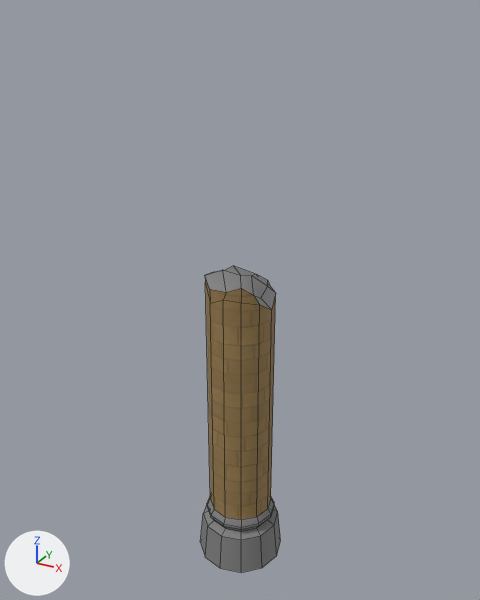
What one commit did to the FBX model Project_ML/Assets/05.Model/Back/Models/Pillar_004.fbx.
Both versions are drawn from a 50 mm camera at (4.16, -7.58, 8.22) aimed at (-0.08, 0.13, 4.37). Lighting does not change. The marker at lower left points along +X, +Y and +Z. The picture after the commit comes second. Mesh edges are drawn as thin lines. Where no turn or scale is listed for an object, it has been applied to the vertices.

The older version as bpy lines, for what is in view:
```python
me_mesh_077 = bpy.data.meshes.new('Mesh.077')
me_mesh_077.from_pydata(...)  # 99 vertices, 92 faces; spans x -0.67..0.67, y -0.67..0.67, z 0.0..4.88
# faces by material slot: [60, 19, 13]
me_mesh_077.materials.append(mat_building_concrete)  # its picture is missing
me_mesh_077.materials.append(mat_brick)  # picture img_brick_basecolor_png
me_mesh_077.materials.append(mat_concrete)  # its picture is missing
ob_pillar_004 = bpy.data.objects.new('Pillar_004', me_mesh_077)
ob_pillar_004.location = (0.0, 0.0, 0.0)
```
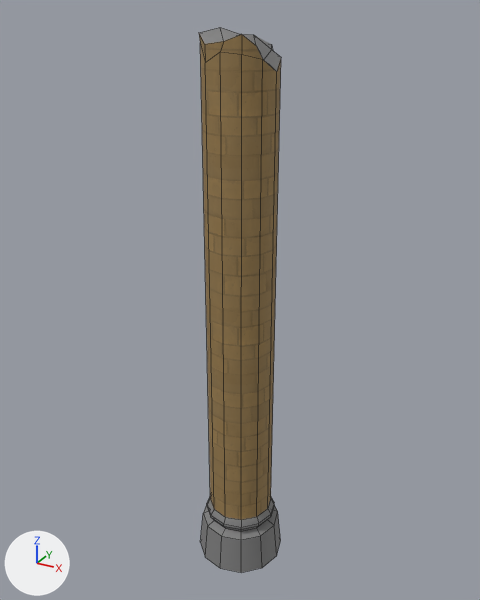
What differs and where, as boxes (x1, y1, x2, y2) in the pictures (480 x 600 px; the box of a moved part takes in the faces that stretch with it):
'Pillar_004', reshaped (78% taller): before (200, 266, 281, 573); after (199, 27, 281, 573)
part 1 of me_mesh_077, moved or reshaped: before (205, 266, 276, 446); after (199, 27, 281, 446)

Patch to the scene script:
```diff
--- a/Project_ML/Assets/05.Model/Back/Models/Pillar_004.fbx.py
+++ b/Project_ML/Assets/05.Model/Back/Models/Pillar_004.fbx.py
@@ me_mesh_077 @@
 # used by ob_pillar_004; location = (0.0, 0.0, 0.0)
-me_mesh_077.from_pydata(...)  # 99 vertices, 92 faces; spans x -0.67..0.67, y -0.67..0.67, z 0.0..4.88
+me_mesh_077.from_pydata(...)  # 99 vertices, 92 faces; spans x -0.67..0.67, y -0.67..0.67, z 0.0..8.01
+# me_mesh_077 part 1: all 27 vertices in x -0.49..0.49, y -0.49..0.49, z 4.39..4.88 are moved by (0.0, 0.0, 3.13)
 me_mesh_077.materials.append(mat_building_concrete)
```
